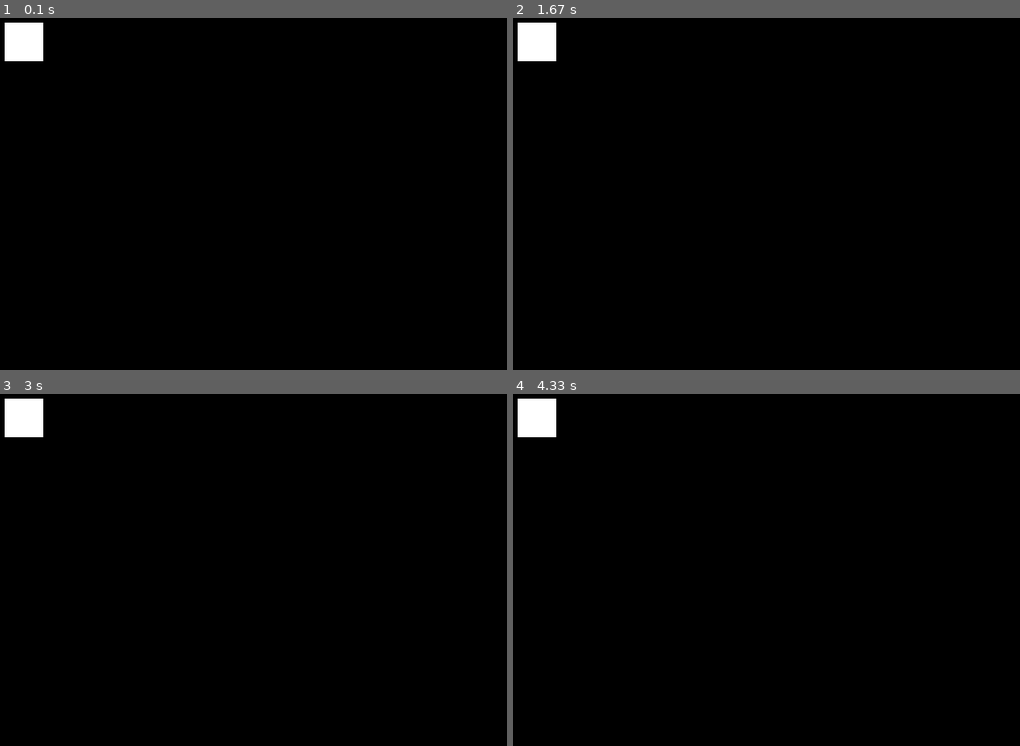
Above: before the commit, frames 1-4 (two rows, left to right).
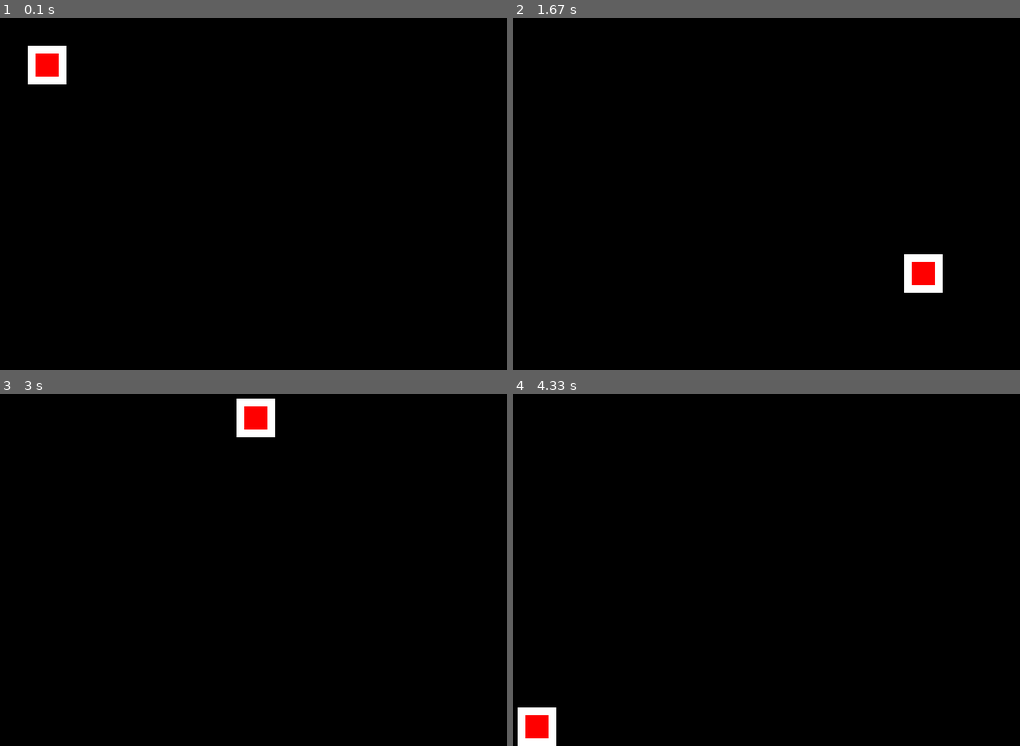
Above: after the commit, the same moments.

Repository: MCBoarder289/PythonArcadeGames
Game: pygame game, started from Chapter 8 - Intro to Animation/Chapter 8 Lessonwork - Bouncing Rectangle.py
The game is run twice, just before and just after one commit, with the same random seed, the same clock (stepped at 60 frames per second) and the same inputs.
Inputs:
- Up to frame 1 (0.1 s): no input
- Up to frame 2 (1.67 s): no input
- Up to frame 3 (3 s): no input
- Up to frame 4 (4.33 s): no input

The runs differ from the first frame. In frame 1, 1.4% of the frame differs, in the area x 0-14%, y 1-19%; in frame 2, 1.7%, in the area x 0-85%, y 1-79%; in frame 3, 1.7%; in frame 4, 1.7%.

Commit message:
Adding Animations from Chapter 8 Work

Diff:
--- a/Chapter 8 - Intro to Animation/Chapter 8 Lessonwork.py
+++ b/Chapter 8 - Intro to Animation/Chapter 8 Lessonwork - Bouncing Rectangle.py
@@ -23,13 +23,29 @@
 size = (700, 500)
 screen = pygame.display.set_mode(size)
 
-pygame.display.set_caption("My Game")
+pygame.display.set_caption("Bouncing Rectangle")
 
 # Loop until the user clicks the close button.
 done = False
 
 # Used to manage how fast the screen updates
 clock = pygame.time.Clock()
+
+# ---------------  Absolute Variables/ Starting positions ------------------------
+
+screen_max_x = size[0] - 1  # 699 is max because 700 pixels starting at 0
+screen_max_y = size[1] - 1  # 499 is max because 500 pixels starting at 0
+
+# Rectangle position
+rect_x = 50
+rect_y = 50
+
+rect_width = 50
+rect_height = 50
+
+# Rectangle Vector (Direction and Speed)
+rect_change_x = 5
+rect_change_y = 5
 
 # -------- Main Program Loop -----------
 while not done:
@@ -39,6 +55,17 @@
             done = True
 
     # --- Game logic should go here
+
+    # Movement direction and speed
+    rect_x += rect_change_x
+    rect_y += rect_change_y
+
+    # If it hits the edge, it will bounce off the screen in the opposite direction:
+    if rect_x + rect_width >= screen_max_x or rect_x <= 0:
+        rect_change_x *= -1
+
+    if rect_y + rect_height >= screen_max_y or rect_y <= 0:
+        rect_change_y *= -1
 
     # --- Screen-clearing code goes here
 
@@ -50,7 +77,9 @@
     screen.fill(BLACK)
 
     # --- Drawing code should go here
-    pygame.draw.rect(screen, WHITE, [50, 50, 50, 50], 0)
+
+    pygame.draw.rect(screen, WHITE, [rect_x, rect_y, rect_width, rect_height], 0)  # Original White Rect
+    pygame.draw.rect(screen, RED, [rect_x + 10, rect_y + 10, rect_width - 20, rect_height - 20], 0)  # Red Rect inside
 
     # --- Go ahead and update the screen with what we've drawn.
     pygame.display.flip()
--- /dev/null
+++ b/Chapter 8 - Intro to Animation/Chapter 8 Lessonwork - Snow.py
@@ -0,0 +1,94 @@
+"""
+ Pygame base template for opening a window
+
+ Sample Python/Pygame Programs
+ Simpson College Computer Science
+ http://programarcadegames.com/
+ http://simpson.edu/computer-science/
+
+ Explanation video: http://youtu.be/vRB_983kUMc
+"""
+
+import pygame
+import random
+
+# Define some colors
+BLACK = (0, 0, 0)
+WHITE = (255, 255, 255)
+GREEN = (0, 255, 0)
+RED = (255, 0, 0)
+
+pygame.init()
+
+# Set the width and height of the screen [width, height]
+size = (700, 500)
+screen = pygame.display.set_mode(size)
+
+pygame.display.set_caption("Snow Example")
+
+# Loop until the user clicks the close button.
+done = False
+
+# Used to manage how fast the screen updates
+clock = pygame.time.Clock()
+
+# ---------------  Absolute Variables/ Starting positions ------------------------
+
+screen_max_x = size[0] - 1  # 699 is max because 700 pixels starting at 0
+screen_max_y = size[1] - 1  # 499 is max because 500 pixels starting at 0
+
+# Creating Random Snow Coordinates
+snow_coordinates = []
+for i in range(50):
+    x = random.randrange(0, screen_max_x)
+    y = random.randrange(0, screen_max_y)
+    snow_coordinates.append([x, y])
+
+
+# -------- Main Program Loop -----------
+while not done:
+    # --- Main event loop
+    for event in pygame.event.get():
+        if event.type == pygame.QUIT:
+            done = True
+
+    # --- Game logic should go here
+
+    # --- Screen-clearing code goes here
+
+    # Here, we clear the screen to white. Don't put other drawing commands
+    # above this, or they will be erased with this command.
+
+    # If you want a background image, replace this clear with blit'ing the
+    # background image.
+    screen.fill(BLACK)
+
+    # --- Drawing code should go here
+    """
+    # Original Snow loop -- uses item in list vs. index variable, so it works with a copy and doesn't modify list
+
+    for coordinates in snow_coordinates:
+        coordinates[1] += 1
+        pygame.draw.circle(screen, WHITE, coordinates, 2)
+
+        if coordinates[1] > screen_max_y:
+            coordinates[1] = random.randrange(-20, -5)  # reset it just above the top so that the falling appears
+            coordinates[0] = random.randrange(screen_max_x)
+
+    """
+    # New Snow Loop, using index variables to actually change the list
+    for i in range(len(snow_coordinates)):
+        pygame.draw.circle(screen, WHITE, snow_coordinates[i], 2)
+        snow_coordinates[i][1] += 1
+        if snow_coordinates[i][1] > screen_max_y:
+            snow_coordinates[i][1] = random.randrange(-20, -5)  # reset it just above the top to simulate new falling
+            snow_coordinates[i][0] = random.randrange(screen_max_x)
+
+    # --- Go ahead and update the screen with what we've drawn.
+    pygame.display.flip()
+
+    # --- Limit to 60 frames per second
+    clock.tick(60)
+
+# Close the window and quit.
+pygame.quit()
--- a/Labs/Chapter 5 - Lab - Ski Slope.py
+++ b/Labs/Chapter 5 - Lab - Ski Slope.py
@@ -24,11 +24,15 @@
 TRUNK = (51, 5, 5)
 GREEN = (28, 51, 5)
 WHITE = (255, 255, 255)
+SNOW = (235, 240, 242)
 
 # Set the width and height of the screen
 
 size = (800, 600)
 screen = pygame.display.set_mode(size)
+
+screen_max_x = size[0] - 1  # 699 is max because 700 pixels starting at 0
+screen_max_y = size[1] - 1  # 499 is max because 500 pixels starting at 0
 
 # For Random Clouds, setting up random plots and forcing boundaries
 # cloud_num = random.randrange(1, 4) -- Will force 2 clouds, can't figure out naming 1...n variable names- SOLVED BELOW!
@@ -63,6 +67,13 @@
     right_trees["tree{0}".format(i)] = (random.randrange(trees_right_xlim, 805),
                                         random.randrange(trees_y_upperlim, trees_y_lowerlim))
 
+# Random Snowfall animation (from Chapter 8):
+
+snow_coordinates = []
+for i in range(50):
+    x = random.randrange(0, screen_max_x)
+    y = random.randrange(0, screen_max_y)
+    snow_coordinates.append([x, y])
 
 ''' # Taking out bad practice of numbered variables
 
@@ -195,6 +206,27 @@
                              (v[0] + (22 * mult), v[1])], 0)
         pygame.draw.line(screen, LODGE_BASE, (((v[0] + v[0] + (22 * mult)) / 2), v[1]),
                          (((v[0] + v[0] + (22 * mult)) / 2), v[1] + (10 * mult)), int(10 * mult))
+
+    # Draw Snow --------------------------
+    # Placing this last to be in the foreground over the trees
+
+    """
+    # Original Snow loop -- uses item in list vs. index variable, so it works with a copy and doesn't modify list
+
+     for coordinates in snow_coordinates:
+        coordinates[1] += 1
+        pygame.draw.circle(screen, SNOW, coordinates, 2)
+
+        if coordinates[1] > screen_max_y:
+            coordinates[1] = random.randrange(-20, -5)
+            coordinates[0] = random.randrange(screen_max_x)
+    """
+    for i in range(len(snow_coordinates)):
+        pygame.draw.circle(screen, SNOW, snow_coordinates[i], 2)
+        snow_coordinates[i][1] += 1
+        if snow_coordinates[i][1] > screen_max_y:
+            snow_coordinates[i][1] = random.randrange(-20, -5)  # reset it just above the top to simulate new falling
+            snow_coordinates[i][0] = random.randrange(screen_max_x)
 
     ''' # Latest Attempt to draw trees, trying to use dictionaries now
     x_offset = 0
